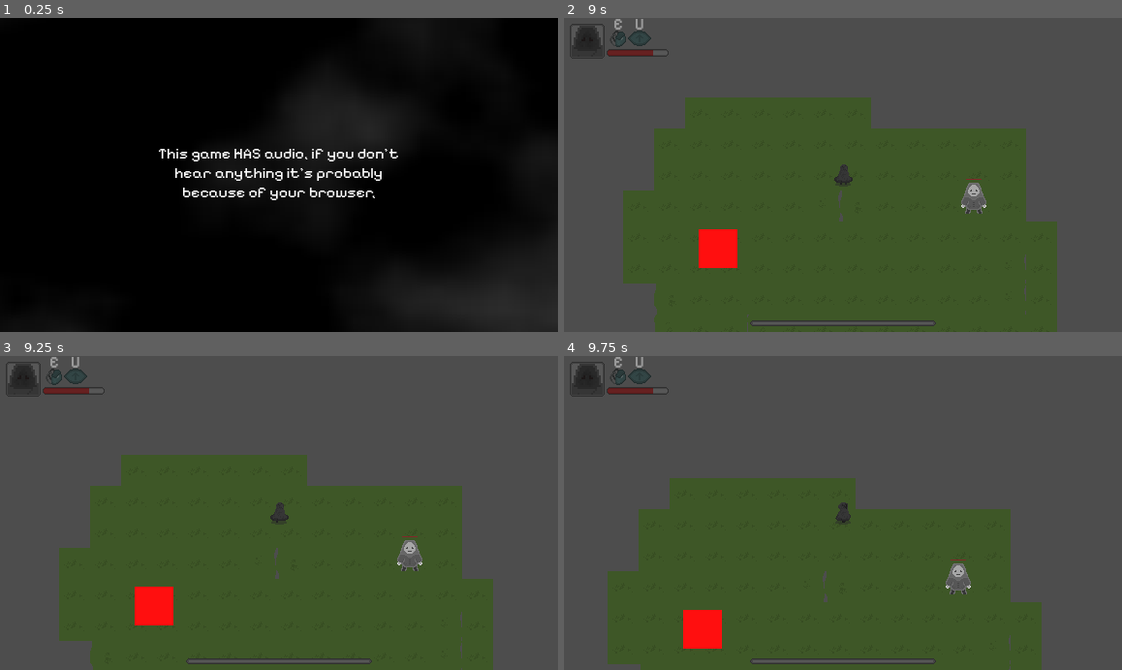
Above: before the commit, frames 1-4 (two rows, left to right).
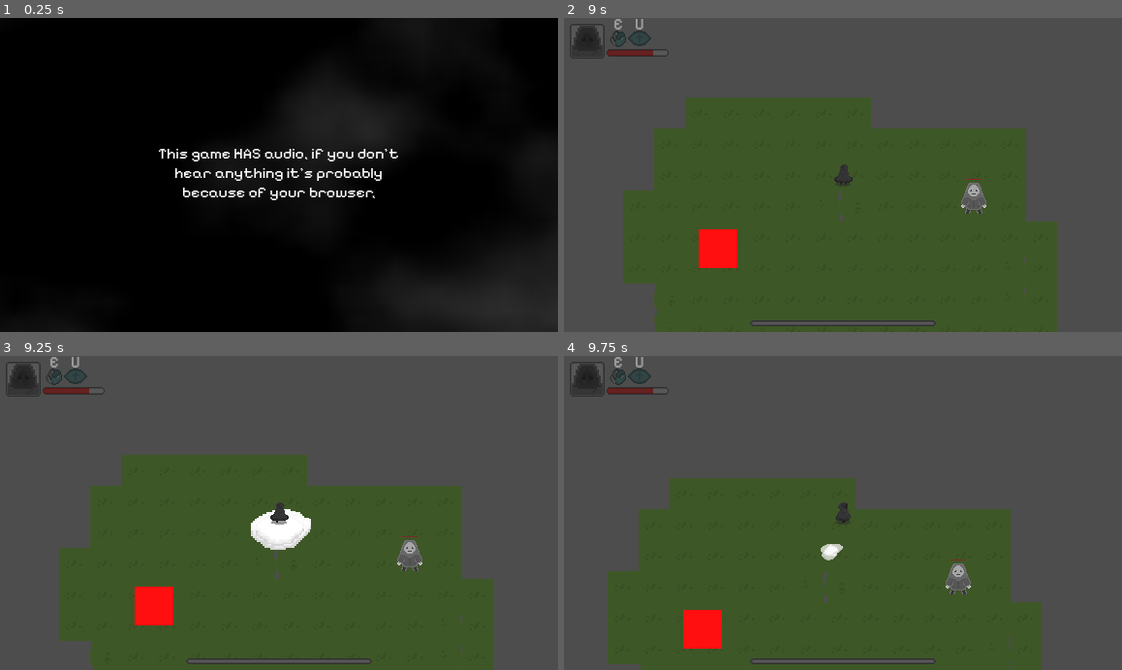
Above: after the commit, the same moments.

Repository: asztalosm/Sanctuary-of-Nyx
Game: Godot game, scene res://menu.tscn
Two runs of this game, one before a commit and one after it. Both use one fixed random seed, a clock stepped at 60 frames per second and the inputs below.
Inputs (mouse positions are in pixels of both pictures, inside the frame that each line leads up to):
- Up to frame 1 (0.25 s): no input
- Up to frame 2 (9 s): click "Play" at 0.5 s; click "Play" at 1.25 s; click "Settings" at 2 s; tap Enter at 2.75, 4.25 s; move the mouse to (965, 159) at 2.77 s; hold D (Right) 2.78-3.53 s; tap 1 (1) at 2.85, 4.55, 5.1, 6.8 s; tap Space at 3.02, 3.5, 3.77, 5, 5.27, 6.02, 6.77, 8.27 s; tap 2 (2) at 3.05, 3.6, 5.3, 5.85, 7.55 s; move the mouse to (731, 190) at 3.52 s; hold Down (Down) 3.53-4.28 s; tap B (B) at 3.8, 4.35, 6.05, 8.1 s; move the mouse to (898, 105) at 4.27 s; hold D (Right) 4.28-5.03 s; move the mouse to (815, 237) at 5.02 s; hold W (Up) 5.03-5.78 s; move the mouse to (1010, 222) at 5.77 s; hold A (Left) 5.78-7.28 s; tap E (Inventory) at 6.4 s; move the mouse to (675, 127) at 6.52 s; right-click (675, 127) at 6.6 s; move the mouse to (870, 175) at 7.27 s; press the mouse at (870, 175) at 7.28 s; hold Down (Down) 7.28-8.03 s; move the mouse to (759, 96) at 8.02 s; release the mouse at (759, 96) at 8.03 s; hold D (Right) 8.03-8.78 s; move the mouse to (965, 159) at 8.77 s; hold W (Up) from 8.78 s (still down); hold Enter from 8.78 s (still down)
- Up to frame 3 (9.25 s): keep holding W (Up); keep holding Enter; tap Space at 9.02 s; tap 1 (1) at 9.05 s
- Up to frame 4 (9.75 s): move the mouse to (731, 528) at 9.52 s; release W (Up) at 9.53 s; release Enter at 9.53 s; hold D (Right) from 9.53 s (still down); tap 1 (1) at 9.6 s

Frames 1-2 are identical in both runs. In frame 3, 1.0% of the frame differs, in the area x 44-56%, y 48-62%; in frame 4, 0.1%.

Commit message:
character change particle and some script changes for the character

Diff:
--- a/character.gd
+++ b/character.gd
@@ -4,15 +4,16 @@
 @export var speed = 80
 @export var critchance = 10
 @export var dodgechance = 10
+@export var changingcharacter = false
 @export var Characters = [
-	{
+	{ #assassin
 		"Class": "Assassin",
 		"Type": "Melee",
 		"Ability": "assassinstep",
 		"Icon": preload("res://resources/assassinicon.png"),
 		"Attack": "daggerattack",
 	},
-	{
+	{ #mage
 		"Class": "Mage",
 		"Type": "Projectile",
 		"Ability": "explosionorb",
@@ -60,8 +61,12 @@
 var hitenemies = []
 
 func switchcharacter(character):
-	print(character)
-	print([Characters[0].Class]) #make projectile system and actual character change system
+	for elements in Characters:
+		if elements.Class == currentcharacter.Class:
+			elements = currentcharacter
+	currentcharacter = character
+	$GPUParticles2D.emitting = true
+	changingcharacter = true
 
 
 func _ready() -> void:
--- a/character.tscn
+++ b/character.tscn
@@ -28,11 +28,40 @@
 [ext_resource type="Texture2D" uid="uid://b2o8pbbp7adkm" path="res://resources/inventoryitembg.png" id="18_xvb2f"]
 [ext_resource type="Texture2D" uid="uid://xg5eim0fgn0p" path="res://resources/skills.png" id="19_1r1pa"]
 [ext_resource type="Texture2D" uid="uid://ttrtblxa8g0e" path="res://resources/defense.png" id="19_8vvwr"]
-[ext_resource type="Script" path="res://head_bg.gd" id="19_shm3m"]
+[ext_resource type="Script" uid="uid://bngoo5sh1tgu" path="res://head_bg.gd" id="19_shm3m"]
 [ext_resource type="Texture2D" uid="uid://chowm636eurtf" path="res://resources/helmetsample.png" id="19_uswop"]
 [ext_resource type="Texture2D" uid="uid://c0yt4uvjmrt21" path="res://resources/dodgemovement.png" id="20_5said"]
 [ext_resource type="Texture2D" uid="uid://dw6q8ew1d3d0l" path="res://resources/health.png" id="21_pm3tn"]
 [ext_resource type="AudioStream" uid="uid://dx4fk1fg770n" path="res://resources/levelup.wav" id="22_8i6g0"]
+[ext_resource type="Texture2D" uid="uid://g1b26c8m7md3" path="res://resources/characterchangeparticle.png" id="34_lyohd"]
+
+[sub_resource type="Curve" id="Curve_lyohd"]
+_data = [Vector2(0, 1), 0.0, 0.0, 0, 0, Vector2(0.794118, 0.516854), -1.68617, -1.68617, 0, 0, Vector2(1, 0), 0.0, 0.0, 0, 0]
+point_count = 3
+
+[sub_resource type="CurveTexture" id="CurveTexture_2ia7u"]
+curve = SubResource("Curve_lyohd")
+
+[sub_resource type="Curve" id="Curve_0fer6"]
+_data = [Vector2(0, 0), 0.0, 0.0, 0, 0, Vector2(0.161765, 1), 0.0, 0.0, 0, 0, Vector2(0.691177, 0.303371), 0.90438, 0.90438, 0, 0, Vector2(1, 0), 0.0, 0.0, 0, 0]
+point_count = 4
+
+[sub_resource type="CurveTexture" id="CurveTexture_aeagw"]
+curve = SubResource("Curve_0fer6")
+
+[sub_resource type="ParticleProcessMaterial" id="ParticleProcessMaterial_lphiu"]
+particle_flag_disable_z = true
+emission_shape = 1
+emission_sphere_radius = 8.08
+direction = Vector3(1, 1, 0)
+initial_velocity_max = 17.24
+gravity = Vector3(0, 0, 0)
+linear_accel_min = -9.2
+linear_accel_max = 5.75
+scale_min = 0.5
+scale_max = 2.0
+scale_curve = SubResource("CurveTexture_aeagw")
+alpha_curve = SubResource("CurveTexture_2ia7u")
 
 [sub_resource type="RectangleShape2D" id="RectangleShape2D_vu45j"]
 size = Vector2(9, 2)
@@ -1107,6 +1136,15 @@
 collision_layer = 5
 collision_mask = 0
 script = ExtResource("1_pjt0s")
+
+[node name="GPUParticles2D" type="GPUParticles2D" parent="Player"]
+emitting = false
+amount = 5
+texture = ExtResource("34_lyohd")
+one_shot = true
+explosiveness = 1.0
+randomness = 0.1
+process_material = SubResource("ParticleProcessMaterial_lphiu")
 
 [node name="CollisionShape2D" type="CollisionShape2D" parent="Player"]
 visible = false
@@ -1611,6 +1649,24 @@
 &"": SubResource("AnimationLibrary_kjduu")
 }
 
+[node name="CPUParticles2D" type="CPUParticles2D" parent="Player"]
+emitting = false
+amount = 48
+texture = ExtResource("34_lyohd")
+lifetime = 0.7
+one_shot = true
+explosiveness = 1.0
+randomness = 0.1
+emission_shape = 1
+emission_sphere_radius = 7.0
+direction = Vector2(1, 1)
+spread = 180.0
+gravity = Vector2(0, 0)
+initial_velocity_min = 3.0
+initial_velocity_max = 6.0
+scale_amount_min = 0.2
+scale_amount_max = 0.3
+
 [connection signal="animation_changed" from="Player/AnimatedSprite2D" to="Player" method="sprite_animation_changed"]
 [connection signal="area_entered" from="Player/Hitcheck" to="Player" method="_on_hitcheck_area_entered"]
 [connection signal="animation_finished" from="Player/Hitcheck/AnimatedSprite2D" to="Player" method="_attack_animation_finished"]
--- a/gui.gd
+++ b/gui.gd
@@ -16,7 +16,7 @@
 	$Inventory.visible = true
 	$Skills.visible = false
 	$Inventory/VSplitContainer/Control/TextureRect/Charactericon.texture = get_parent().currentcharacter.Icon
-	$Inventory/VSplitContainer/Control2/MarginContainer/GridContainer/HeadBg.used_text = "[rainbow] Slot for helmet [/rainbow][p] +x Defense [p] +x Health [p] -x Movement speed"
+	$Inventory/VSplitContainer/Control2/MarginContainer/GridContainer/HeadBg.used_text = "[color=444444] Slot for helmet [/color][p] [color=22BB22]+x Defense[/color] [p] +x Health [p] -x Movement speed"
 
 
 func _ready() -> void:
Not shown: 1 places in character.tscn that only renumber resources
Binary file added: resources/characterchangeparticle.png
Not shown, added: resources/characterchangeparticle.png.import
